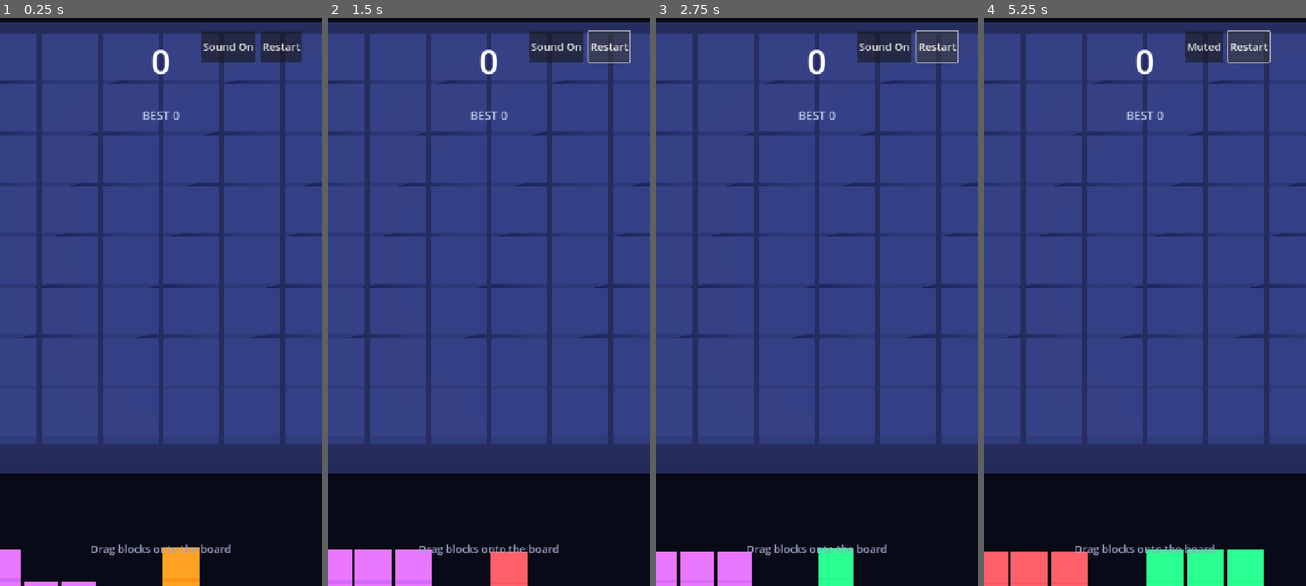
Above: before the commit, frames 1-4 (left to right).
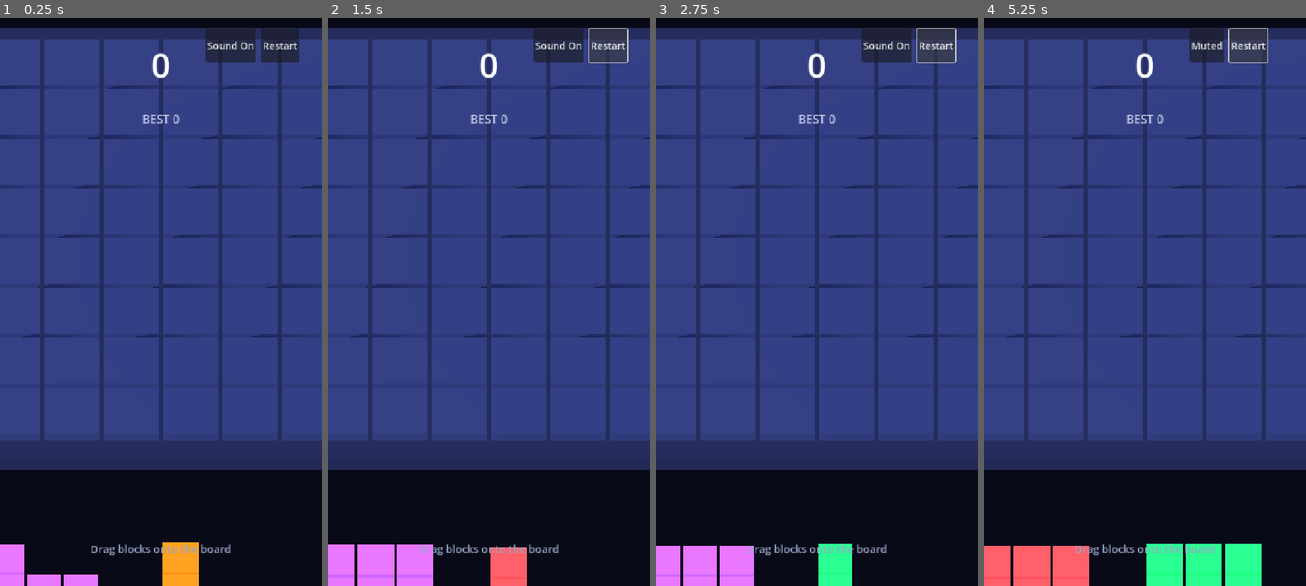
Above: after the commit, the same moments.

Repository: Matko802/blockshark
Game: Godot game, scene res://scenes/main.tscn
The game is run twice, just before and just after one commit, with the same random seed, the same clock (stepped at 60 frames per second) and the same inputs.
Inputs:
- Up to frame 1 (0.25 s): no input
- Up to frame 2 (1.5 s): click "Restart" at 0.5 s; click "Restart" at 1.25 s
- Up to frame 3 (2.75 s): click "Restart" at 2 s
- Up to frame 4 (5.25 s): click "Sound On" at 2.75 s; click "Restart" at 3.5 s; click "Restart" at 4.25 s; click "Restart" at 5 s

The runs differ from the first frame. In frame 1, 8.7% of the frame differs, in the area x 0-100%, y 0-100%; in frame 2, 8.8%; in frame 3, 8.9%; in frame 4, 9.2%.

Commit message:
Responsive view: dynamic camera fit for any aspect plus scaling HUD

Diff:
--- a/scripts/hud.gd
+++ b/scripts/hud.gd
@@ -5,6 +5,10 @@
 var best_label: Label
 var combo_label: Label
 var gain_label: Label
+var hint_label: Label
+var top_box: VBoxContainer
+var buttons_row: HBoxContainer
+var restart_button: Button
 var over_dim: ColorRect
 var over_score: Label
 var mute_button: Button
@@ -12,6 +16,27 @@
 func setup(mn) -> void:
 	main = mn
 	build()
+	fit_ui()
+	get_viewport().size_changed.connect(fit_ui)
+
+func ui_scale() -> float:
+	var vs := get_viewport().get_visible_rect().size
+	return clampf(minf(vs.x / 720.0, vs.y / 1280.0), 0.72, 1.3)
+
+func fit_ui() -> void:
+	var s := ui_scale()
+	score_label.add_theme_font_size_override("font_size", int(76.0 * s))
+	gain_label.add_theme_font_size_override("font_size", int(34.0 * s))
+	best_label.add_theme_font_size_override("font_size", int(26.0 * s))
+	combo_label.add_theme_font_size_override("font_size", int(26.0 * s))
+	hint_label.add_theme_font_size_override("font_size", int(24.0 * s))
+	mute_button.add_theme_font_size_override("font_size", int(22.0 * s))
+	restart_button.add_theme_font_size_override("font_size", int(22.0 * s))
+	top_box.offset_top = 36.0 * s
+	buttons_row.offset_top = 36.0 * s
+	buttons_row.offset_right = -16.0 * s
+	hint_label.offset_top = -100.0 * s
+	hint_label.offset_bottom = -64.0 * s
 
 func big_label(text: String, size: int, color: Color) -> Label:
 	var l := Label.new()
@@ -27,14 +52,15 @@
 	root.set_anchors_preset(Control.PRESET_FULL_RECT)
 	root.mouse_filter = Control.MOUSE_FILTER_IGNORE
 	add_child(root)
-	var top := VBoxContainer.new()
-	top.set_anchors_preset(Control.PRESET_TOP_WIDE)
-	top.offset_top = 40
-	top.offset_bottom = 300
-	top.alignment = BoxContainer.ALIGNMENT_CENTER
-	top.mouse_filter = Control.MOUSE_FILTER_IGNORE
-	top.add_theme_constant_override("separation", 2)
-	root.add_child(top)
+	top_box = VBoxContainer.new()
+	top_box.set_anchors_preset(Control.PRESET_TOP_WIDE)
+	top_box.offset_top = 40
+	top_box.offset_bottom = 320
+	top_box.alignment = BoxContainer.ALIGNMENT_CENTER
+	top_box.mouse_filter = Control.MOUSE_FILTER_IGNORE
+	top_box.add_theme_constant_override("separation", 2)
+	root.add_child(top_box)
+	var top: VBoxContainer = top_box
 	score_label = big_label("0", 76, Color.WHITE)
 	top.add_child(score_label)
 	gain_label = big_label("", 34, Color(0.45, 0.85, 1.0))
@@ -44,31 +70,33 @@
 	top.add_child(best_label)
 	combo_label = big_label("", 26, Color(1.0, 0.8, 0.3))
 	top.add_child(combo_label)
-	var row := HBoxContainer.new()
-	row.set_anchors_preset(Control.PRESET_TOP_RIGHT)
-	row.offset_left = -270
-	row.offset_top = 40
-	row.offset_right = -16
-	row.offset_bottom = 110
-	row.add_theme_constant_override("separation", 12)
-	root.add_child(row)
+	buttons_row = HBoxContainer.new()
+	buttons_row.set_anchors_preset(Control.PRESET_TOP_RIGHT)
+	buttons_row.offset_left = -260
+	buttons_row.offset_top = 40
+	buttons_row.offset_right = -16
+	buttons_row.offset_bottom = 110
+	buttons_row.add_theme_constant_override("separation", 12)
+	root.add_child(buttons_row)
+	var row: HBoxContainer = buttons_row
 	mute_button = Button.new()
 	mute_button.text = "Sound On"
-	mute_button.add_theme_font_size_override("font_size", 24)
+	mute_button.add_theme_font_size_override("font_size", 22)
 	mute_button.pressed.connect(main.toggle_mute)
 	row.add_child(mute_button)
-	var restart_button := Button.new()
+	restart_button = Button.new()
 	restart_button.text = "Restart"
-	restart_button.add_theme_font_size_override("font_size", 24)
+	restart_button.add_theme_font_size_override("font_size", 22)
 	restart_button.pressed.connect(main.restart_game)
 	row.add_child(restart_button)
-	var hint := big_label("Drag blocks onto the board", 24, Color(0.6, 0.64, 0.78))
-	hint.set_anchors_preset(Control.PRESET_CENTER_BOTTOM)
-	hint.offset_left = -350
-	hint.offset_right = 350
-	hint.offset_top = -100
-	hint.offset_bottom = -64
-	root.add_child(hint)
+	hint_label = big_label("Drag blocks onto the board", 24, Color(0.6, 0.64, 0.78))
+	hint_label.set_anchors_preset(Control.PRESET_BOTTOM_WIDE)
+	hint_label.offset_left = 16
+	hint_label.offset_right = -16
+	hint_label.offset_top = -100
+	hint_label.offset_bottom = -64
+	hint_label.autowrap_mode = TextServer.AUTOWRAP_WORD_SMART
+	root.add_child(hint_label)
 	over_dim = ColorRect.new()
 	over_dim.set_anchors_preset(Control.PRESET_FULL_RECT)
 	over_dim.color = Color(0, 0, 0, 0.62)
--- a/scripts/main.gd
+++ b/scripts/main.gd
@@ -21,6 +21,8 @@
 	sound.muted = state.muted
 	camera.position = Vector3(0, 12.5, 9.5)
 	camera.look_at(Vector3(0, 0, 1.2))
+	fit_camera()
+	get_viewport().size_changed.connect(fit_camera)
 	drag.setup(camera, board, state, self)
 	hud.setup(self)
 	rebuild_tray()
@@ -36,6 +38,11 @@
 		if drag.dragging == i:
 			continue
 		n.position.y = TRAY_Y + sin(time * 2.2 + float(i) * 1.3) * 0.07
+
+func fit_camera() -> void:
+	var vs := get_viewport().get_visible_rect().size
+	var aspect := vs.x / maxf(vs.y, 1.0)
+	camera.size = maxf(9.6, 12.5 * aspect)
 
 func slot_pos(i: int) -> Vector3:
 	return Vector3(TRAY_X[i], TRAY_Y, TRAY_Z)
